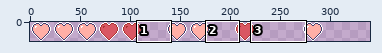
Sprite sheet, stored at data/objects/animated/hearts-obj.png. The first picture is a wide view before the edit; the outline marks the close-up.
Close-up. First the earlier version:
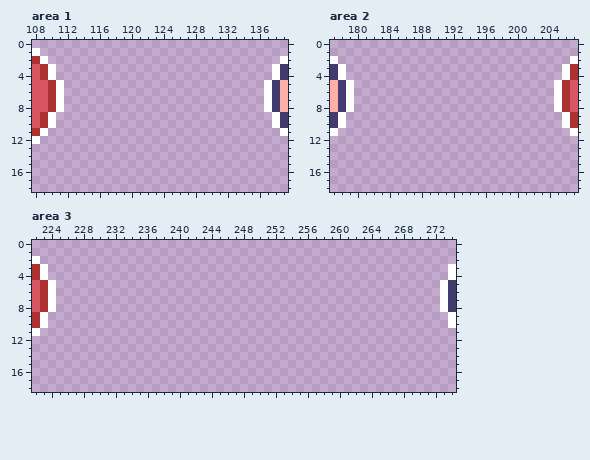
The file is 340x19 pixels. Shown: area 1: x 108..139, y 0..18; area 2: x 177..207, y 0..18; area 3: x 222..274, y 0..18. The commit also changed other parts of the picture, which this record leaves out.
The result:
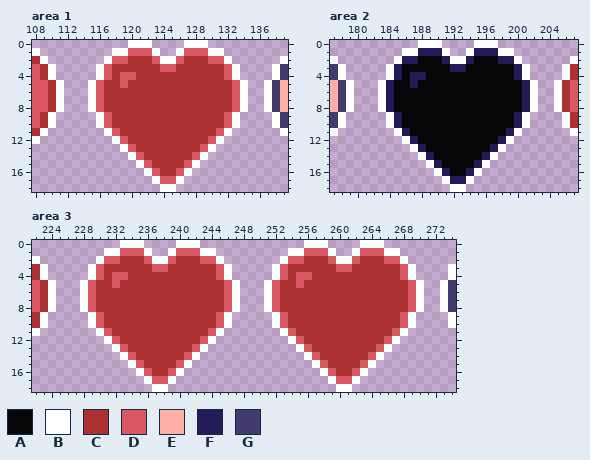
Palette (. is transparent): A #060608  B #ffffff  C #ac3232  D #d95763  E #ffafa6  F #231a58  G #423b6e
Diff:
Changed rows in their new state; - is an unchanged pixel.
Area 1:
first column x 115:
 0 -----BBB----BBB-----
 1 ---BBDDDB--BDDDBB---
 2 --BDDCCCDBBDCCCDDB--
 3 -BDCCCCCCDDCCCCCCDB-
 4 -BDCDDCCCCCCCCCCCDB-
 5 BDCCDCCCCCCCCCCCCCDB
 6 BDCCCCCCCCCCCCCCCCDB
 7 BDCCCCCCCCCCCCCCCCDB
 8 BDCCCCCCCCCCCCCCCCDB
 9 -BDCCCCCCCCCCCCCCDB-
10 -BDCCCCCCCCCCCCCCDB-
11 --BDCCCCCCCCCCCCDB--
12 ---BDCCCCCCCCCCDB---
13 ----BDCCCCCCCCDB----
14 -----BDCCCCCCDB-----
15 ------BDCCCCDB------
16 -------BDCCDB-------
17 --------BDDB--------
18 ---------BB---------
Area 2:
first column x 183:
 0 -----BBB----BBB-----
 1 ---BBFFFB--BFFFBB---
 2 --BFFAAAFBBFAAAFFB--
 3 -BFAAAAAAFFAAAAAAFB-
 4 -BFAFFAAAAAAAAAAAFB-
 5 BFAAFAAAAAAAAAAAAAFB
 6 BFAAAAAAAAAAAAAAAAFB
 7 BFAAAAAAAAAAAAAAAAFB
 8 BFAAAAAAAAAAAAAAAAFB
 9 -BFAAAAAAAAAAAAAAFB-
10 -BFAAAAAAAAAAAAAAFB-
11 --BFAAAAAAAAAAAAFB--
12 ---BFAAAAAAAAAAFB---
13 ----BFAAAAAAAAFB----
14 -----BFAAAAAAFB-----
15 ------BFAAAAFB------
16 -------BFAAFB-------
17 --------BFFB--------
18 ---------BB---------
Area 3:
first column x 228:
 0 -----BBB----BBB-------------BBB----BBB-----
 1 ---BBDDDB--BDDDBB---------BBDDDB--BDDDBB---
 2 --BDDCCCDBBDCCCDDB-------BDDCCCDBBDCCCDDB--
 3 -BDCCCCCCDDCCCCCCDB-----BDCCCCCCDDCCCCCCDB-
 4 -BDCDDCCCCCCCCCCCDB-----BDCDDCCCCCCCCCCCDB-
 5 BDCCDCCCCCCCCCCCCCDB---BDCCDCCCCCCCCCCCCCDB
 6 BDCCCCCCCCCCCCCCCCDB---BDCCCCCCCCCCCCCCCCDB
 7 BDCCCCCCCCCCCCCCCCDB---BDCCCCCCCCCCCCCCCCDB
 8 BDCCCCCCCCCCCCCCCCDB---BDCCCCCCCCCCCCCCCCDB
 9 -BDCCCCCCCCCCCCCCDB-----BDCCCCCCCCCCCCCCDB-
10 -BDCCCCCCCCCCCCCCDB-----BDCCCCCCCCCCCCCCDB-
11 --BDCCCCCCCCCCCCDB-------BDCCCCCCCCCCCCDB--
12 ---BDCCCCCCCCCCDB---------BDCCCCCCCCCCDB---
13 ----BDCCCCCCCCDB-----------BDCCCCCCCCDB----
14 -----BDCCCCCCDB-------------BDCCCCCCDB-----
15 ------BDCCCCDB---------------BDCCCCDB------
16 -------BDCCDB-----------------BDCCDB-------
17 --------BDDB-------------------BDDB--------
18 ---------BB---------------------BB---------
Where, in picture pixels (left, top, right, bottom), the same in both close-ups:
added: (88, 40, 248, 192)
added: (378, 40, 538, 192)
added: (80, 240, 424, 392)
